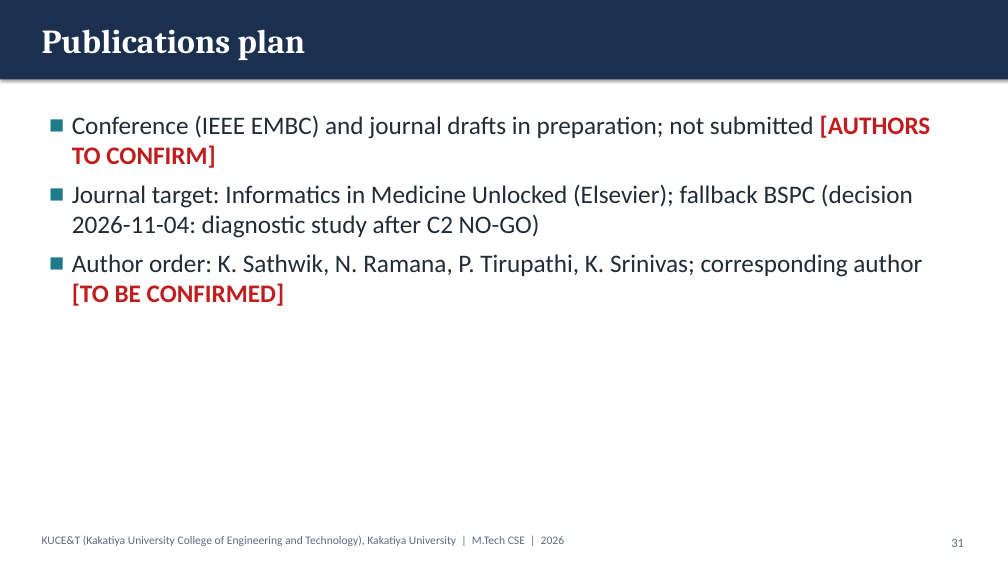
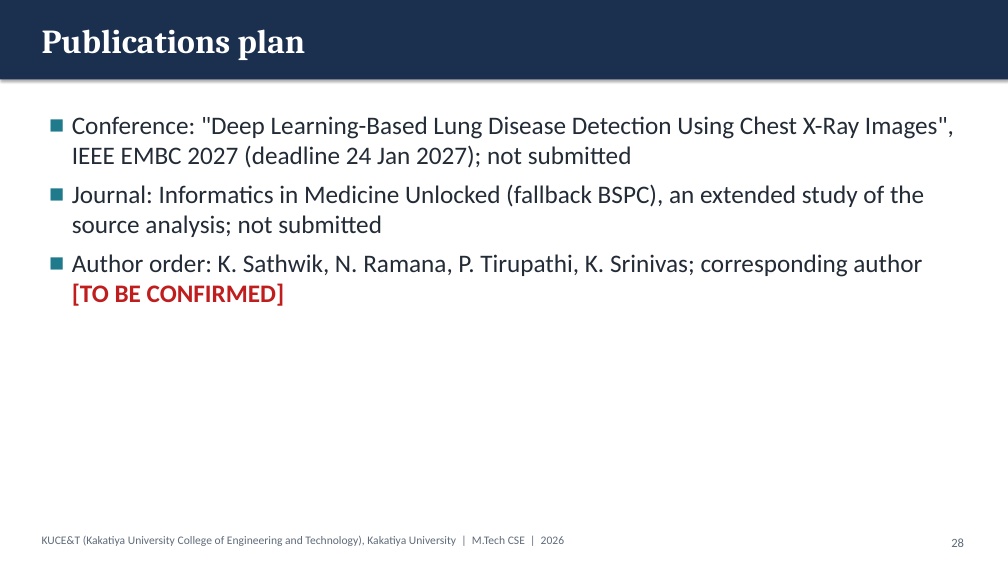
Before and after one commit to KSathwik/Lung_Disease_Detector, a slide deck: slide 28 of docs/presentation/LungAI_MTech_Presentation.pptx (slide 31 before the commit). Drawn at 1008x567 pixels with LibreOffice and Linux fonts; fonts in the diff are those of the drawing. Boxes give left, top, right and bottom in pixels: in the first picture for what was removed or moved away, otherwise in the second. Text is boxed around its words. In the diff, an @@ line names an element or a change of style, - is before the commit and + after.

```diff
--- a/docs/presentation/LungAI_MTech_Presentation.pptx
+++ b/docs/presentation/LungAI_MTech_Presentation.pptx
@@ text at <box>72,116,954,237</box>: text changed @@
-■ Conference (IEEE EMBC) and journal drafts in preparation; not submitted [AUTHORS TO CONFIRM]
-■ Journal target: Informatics in Medicine Unlocked (Elsevier); fallback BSPC (decision 2026-11-04: diagnostic study after C2 NO-GO)
+■ Conference: "Deep Learning-Based Lung Disease Detection Using Chest X-Ray Images", IEEE EMBC 2027 (deadline 24 Jan 2027); not submitted
+■ Journal: Informatics in Medicine Unlocked (fallback BSPC), an extended study of the source analysis; not submitted
@@ page number at <box>951,538,964,547</box>: text changed @@
-31
+28
```
Also in this commit, not shown: 12 other slides changed, 20 other files.
